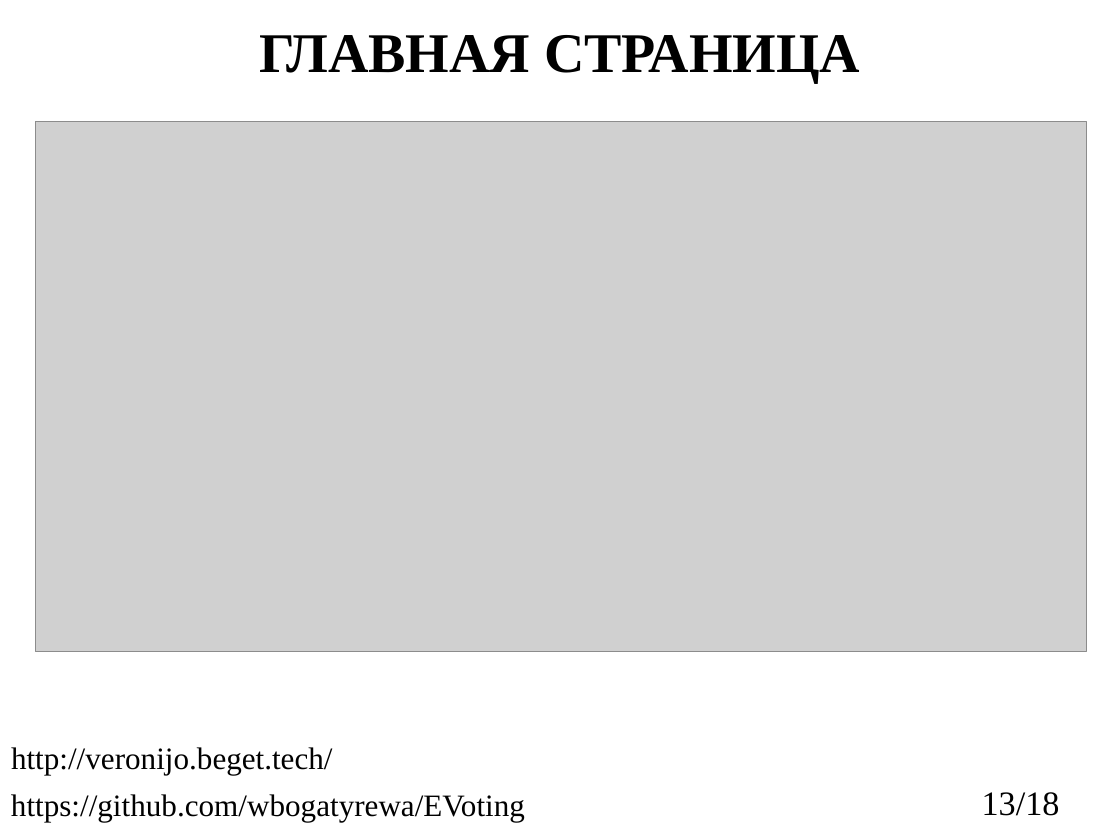
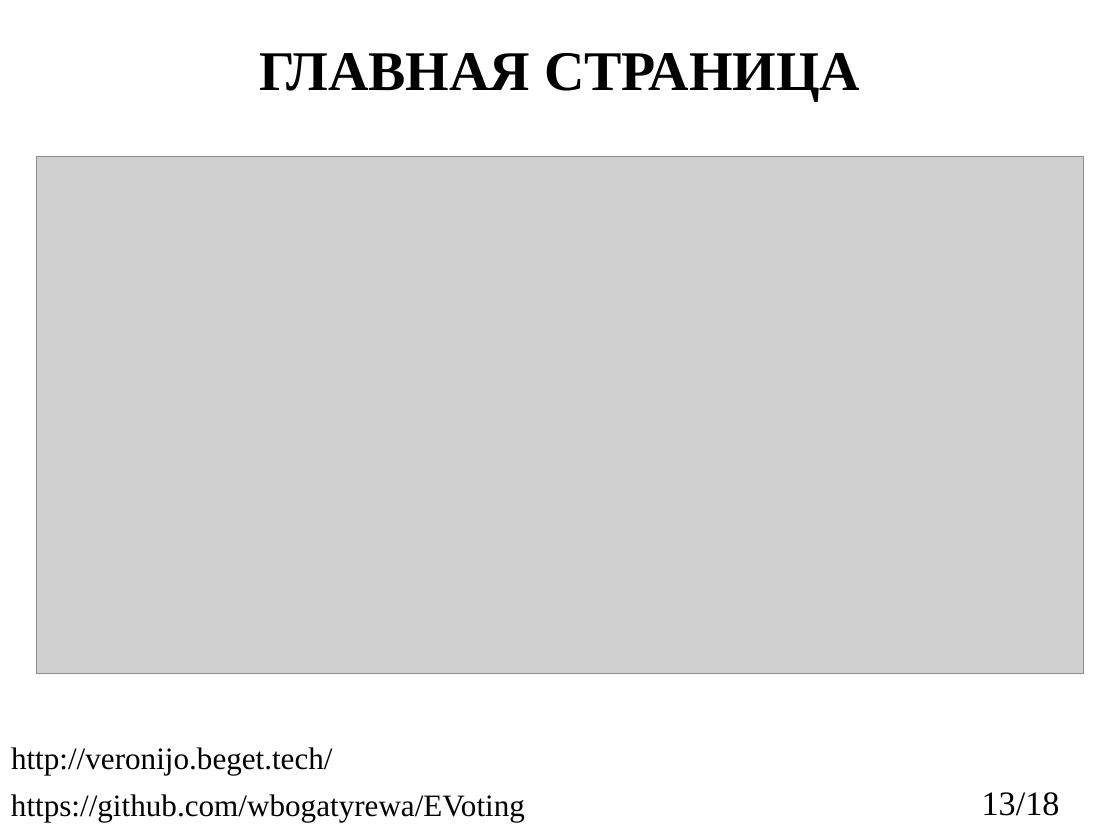
Before and after one commit to wbogatyrewa/EVoting, a slide deck: slide 13 of reports/2023_403_БогатыреваВО_slides.pptx. Drawn at 1120x840 pixels with LibreOffice and Linux fonts; fonts in the diff are those of the drawing; grey boxes stand for pictures. Boxes give left, top, right and bottom in pixels: in the first picture for what was removed or moved away, otherwise in the second. Text is boxed around its words. In the diff, an @@ line names an element or a change of style, - is before the commit and + after.

```diff
--- a/reports/2023_403_БогатыреваВО_slides.pptx
+++ b/reports/2023_403_БогатыреваВО_slides.pptx
@@ title "ГЛАВНАЯ СТРАНИЦА": place and size @@
-title "ГЛАВНАЯ СТРАНИЦА" at (259,35,860,83)
+title "ГЛАВНАЯ СТРАНИЦА" at (259,53,860,100)
@@ picture: place and size @@
-picture at (35,122,1085,652)
+picture at (36,157,1083,674)
```
Also in this commit, not shown: 1 other file.
